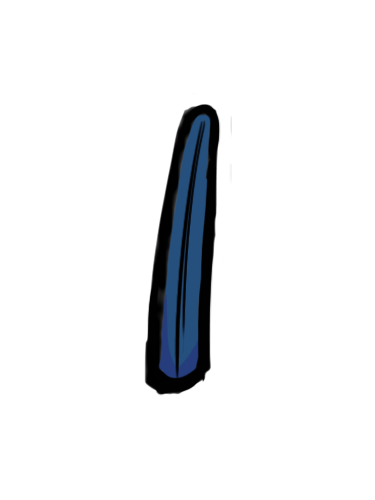
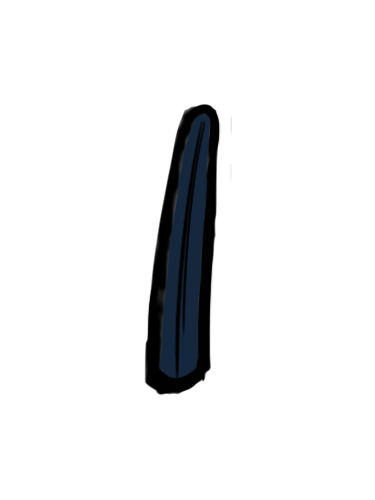
Layers edited between the first and the second 375 x 500 image:
added layer "Layer 4" above "Layer 3" over [158, 114, 211, 379]
added layer "Layer 3" above "Layer 1" over [158, 114, 211, 379]
